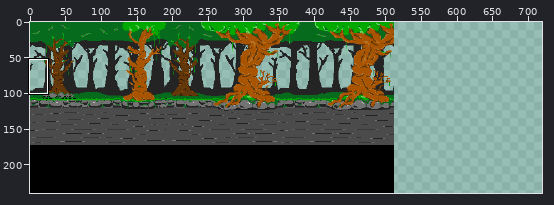
Pixel-art file: res/Backgrounds/Act1/forest_bg.ase. The picture above shows the old version from afar; the outline marks the close-up.
Close-up. Before the edit:
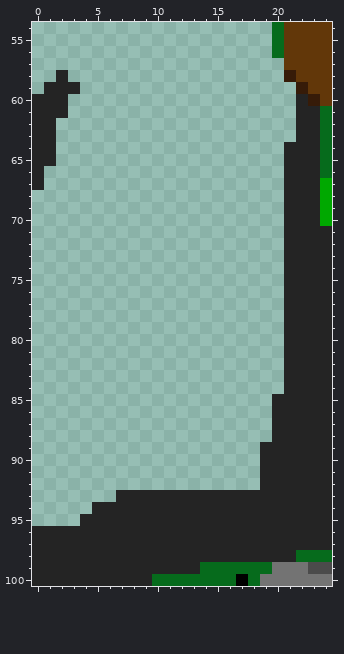
512x240 pixels, 1 frame. Shown: x 0..24, y 54..100. The old version is drawn lined up with the new one, on the new canvas. The commit also changed other parts of the picture, which this record leaves out.
The result:
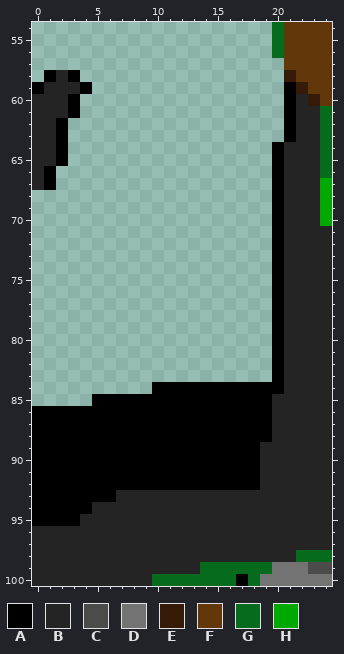
Palette (. is transparent): A #000000  B #242424  C #4b4b4b  D #737373  E #361b08  F #623709  G #066b1c  H #00a800
The exact change:
canvas 512x240 -> 720x240
The author put colour A in row 58 at x 1 and 3; in row 59 at x 0, 4 and 21; in rows 60 to 61 at x 3 and 21; in rows 62 to 63 at x 2 and 21; in rows 64 to 65 at x 2 and 20; in rows 66 to 67 at x 1 and 20.
The author put colour A in rows 68 to 83 at x 20; in row 84 at x 10 to 20; in row 85 at x 5 to 19; in rows 86 to 88 at x 0 to 19; in rows 89 to 92 at x 0 to 18; in row 93 at x 0 to 6.
The author put colour A in row 94 at x 0 to 4; in row 95 at x 0 to 3.
Where, in picture pixels (left, top, right, bottom), the same in both close-ups:
added: (32, 70, 296, 526)
